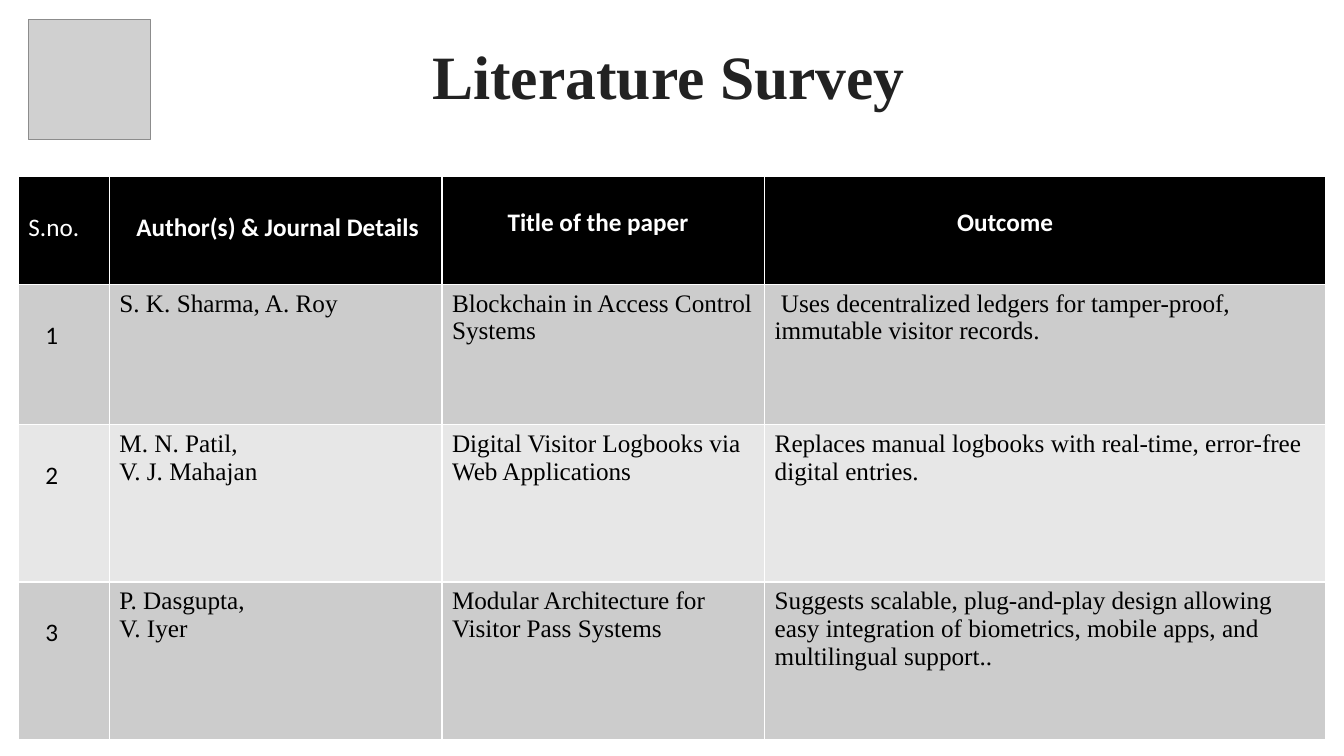
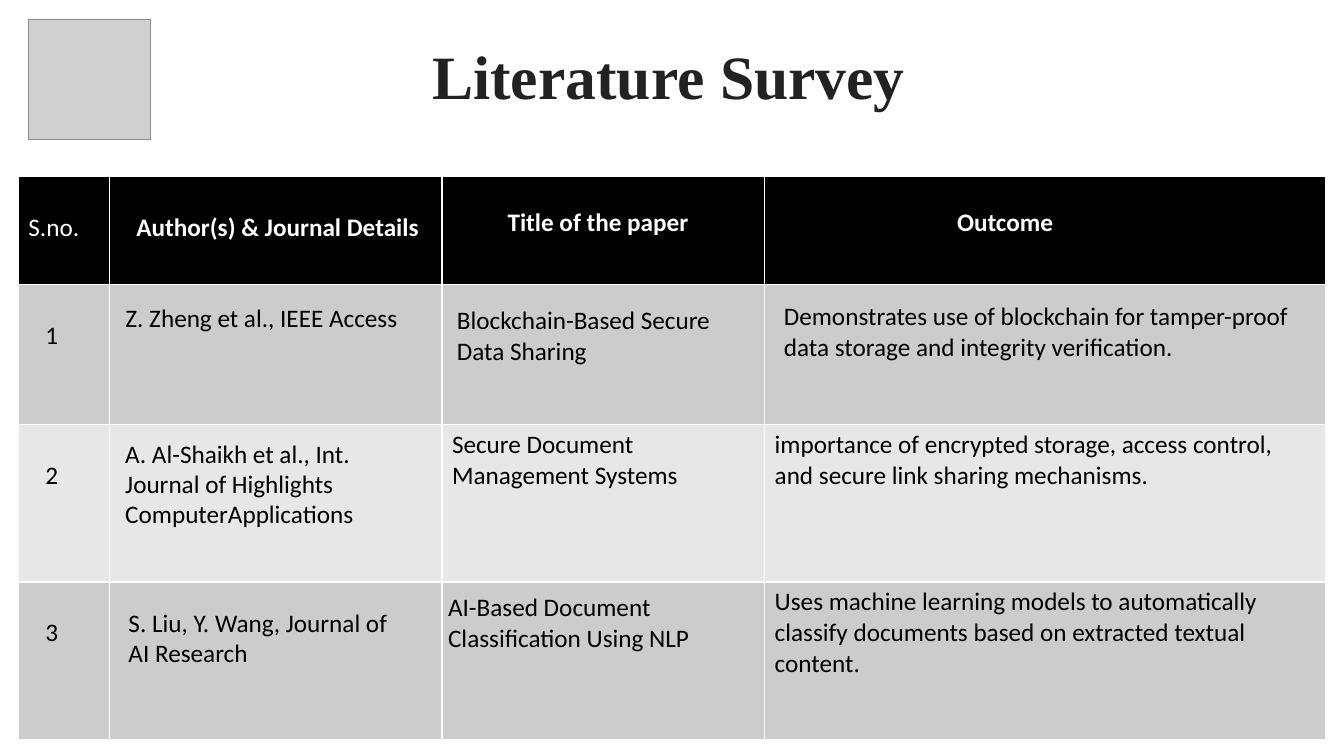
Before and after one commit to yuvaakhil/TrustAgent, a slide deck: slide 9 of Docs/TrustAgent.pptx (slide 14 before the commit). Drawn at 1344x756 pixels with LibreOffice and Linux fonts; fonts in the diff are those of the drawing; grey boxes stand for pictures. Boxes give left, top, right and bottom in pixels: in the first picture for what was removed or moved away, otherwise in the second. Text is boxed around its words. In the diff, an @@ line names an element or a change of style, - is before the commit and + after.

```diff
--- a/Docs/TrustAgent.pptx
+++ b/Docs/TrustAgent.pptx
@@ table at (18,176,1325,739) @@
-row 2: 1 | S. K. Sharma, A. Roy | Blockchain in Access Control Systems | Uses decentralized ledgers for tamper-proof, immutable visitor records.
+row 2: 1 |  |  | 
-row 3: 2 | M. N. Patil, / V. J. Mahajan | Digital Visitor Logbooks via Web Applications | Replaces manual logbooks with real-time, error-free digital entries.
+row 3: 2 |  | Secure Document Management Systems | importance of encrypted storage, access control, and secure link sharing mechanisms.
-row 4: 3 | P. Dasgupta, / V. Iyer | Modular Architecture for Visitor Pass Systems | Suggests scalable, plug-and-play design allowing easy integration of biometrics, mobile apps, and multilingual support..
+row 4: 3 |  |  | Uses machine learning models to automatically classify documents based on extracted textual content.
@@ table added at (115,298,1274,339), 1 rows, 1 columns @@
+Z. Zheng et al., IEEE Access
@@ table added at (447,284,758,388), 1 rows, 1 columns @@
+Blockchain-Based Secure Data Sharing
@@ table added at (774,280,1326,384), 1 rows, 1 columns @@
+Demonstrates use of blockchain for tamper-proof data storage and integrity verification.
@@ text added at (125,445,353,527), 18 pt, text #000000 @@
+A. Al-Shaikh et al., Int. Journal of Highlights ComputerApplications
@@ table added at (439,567,759,680), 1 rows, 1 columns @@
+AI-Based Document Classification Using NLP
@@ table added at (118,603,422,674), 1 rows, 1 columns @@
+S. Liu, Y. Wang, Journal of AI Research
```
Also in this commit, not shown: 13 other slides changed, 3 slides added, 10 slides removed, 9 other files.
